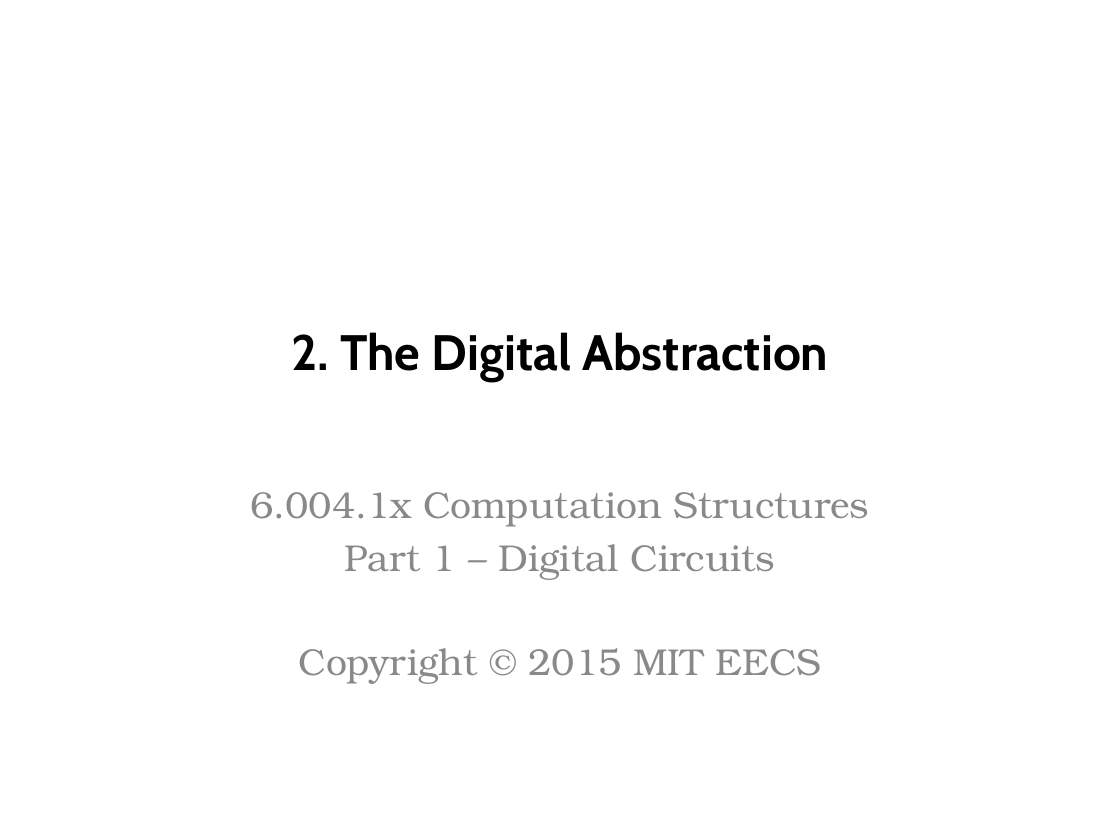
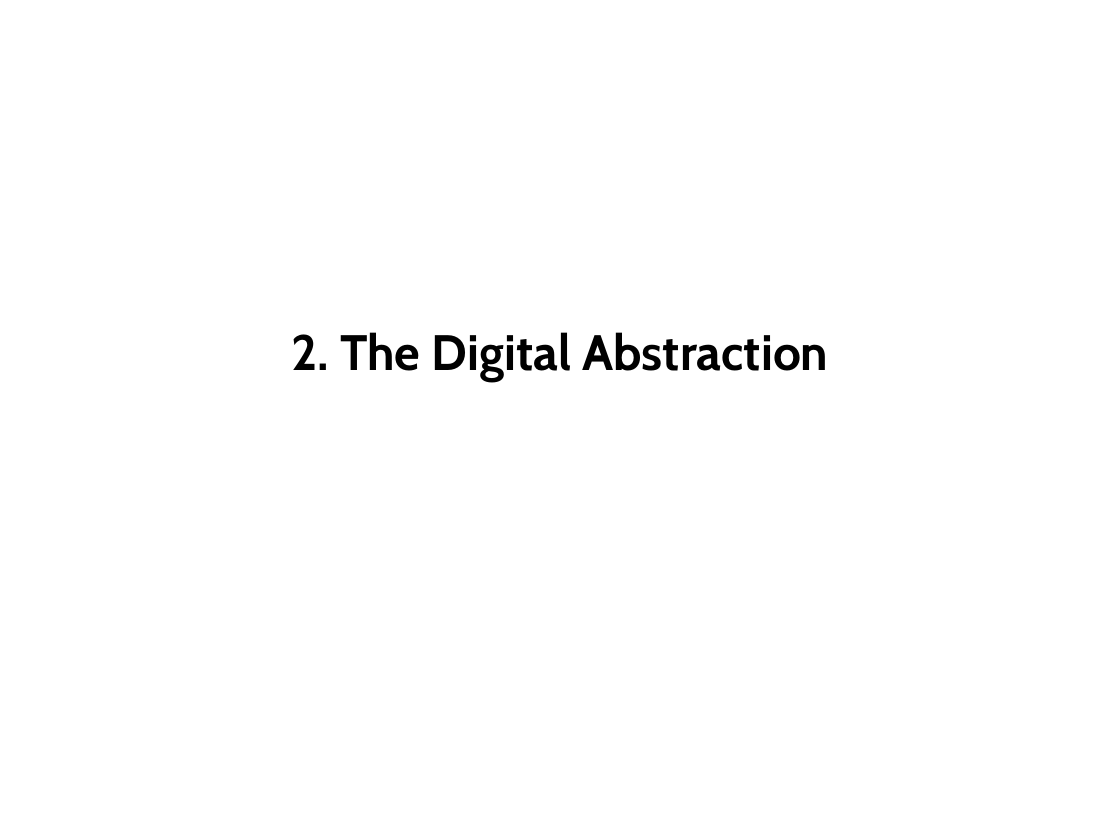
Before and after one commit to computation-structures/course, a slide deck: slide 1 of lecture_slides/digital.pptx. Drawn at 1120x840 pixels with LibreOffice and Linux fonts; fonts in the diff are those of the drawing. Boxes give left, top, right and bottom in pixels: in the first picture for what was removed or moved away, otherwise in the second. Text is boxed around its words. In the diff, an @@ line names an element or a change of style, - is before the commit and + after.

```diff
--- a/lecture_slides/digital.pptx
+++ b/lecture_slides/digital.pptx
@@ subtitle removed at (x1=251, y1=492, x2=869, y2=684) @@
-6.004.1x Computation Structures
-Part 1 – Digital Circuits
-Copyright © 2015 MIT EECS
```
Also in this commit, not shown: 10 other files.
